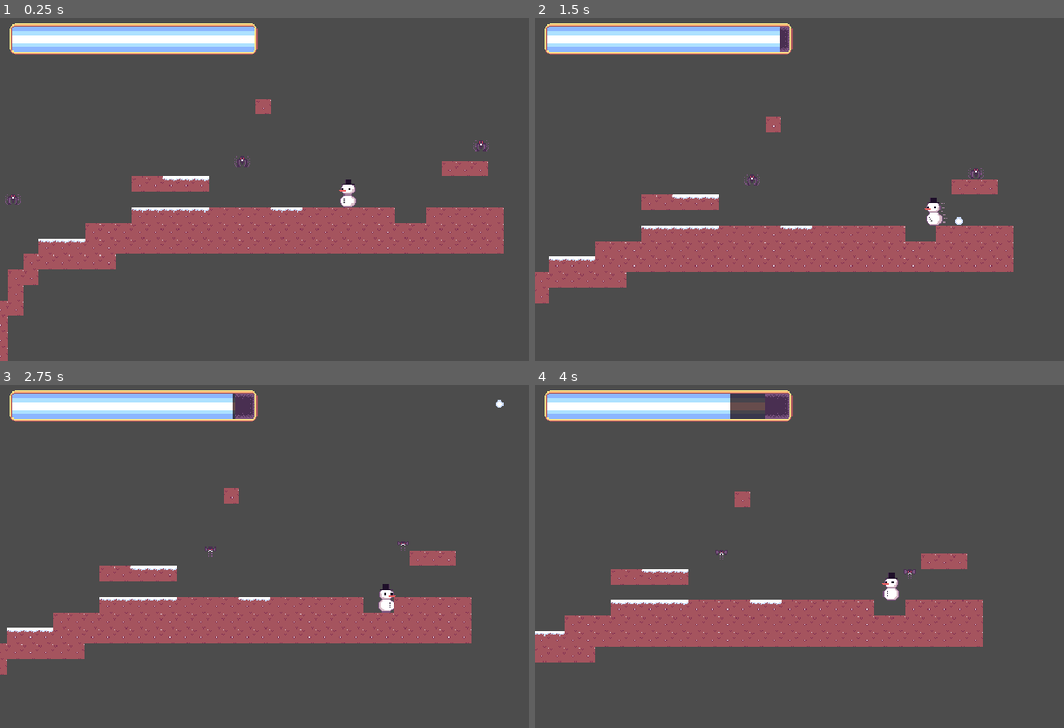
Above: before the commit, frames 1-4 (two rows, left to right).
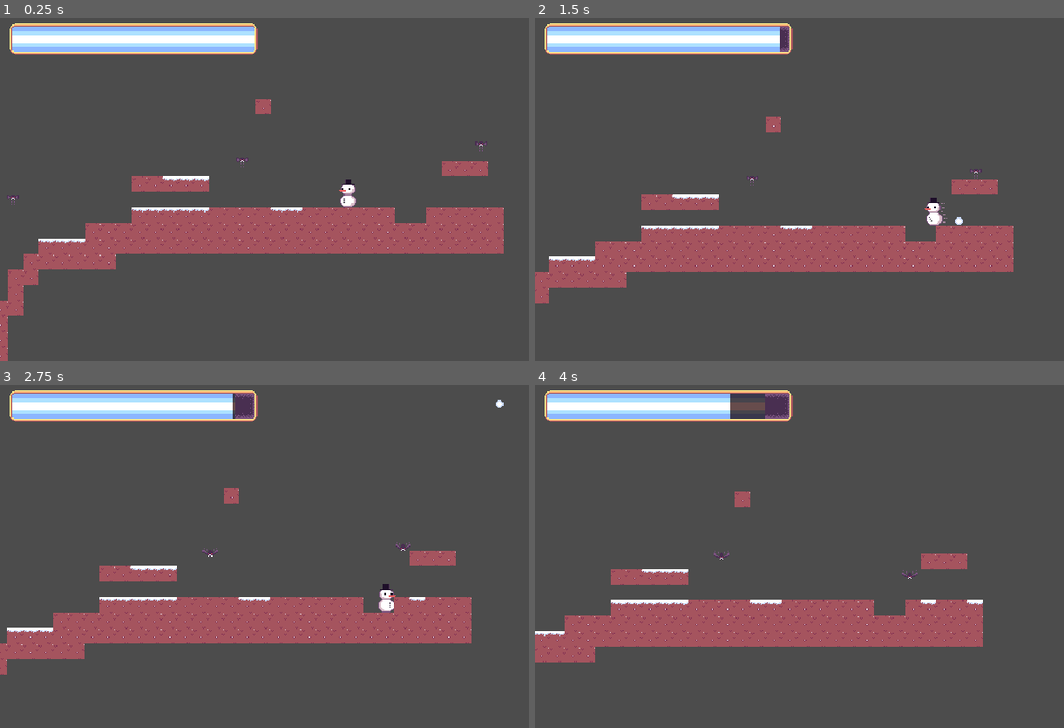
Above: after the commit, the same moments.

Repository: TheRubeThing/SnowmansRevenge
Game: Godot game, scene res://TestLevel.tscn
Two runs of this game, one before a commit and one after it. Both use one fixed random seed, a clock stepped at 60 frames per second and the inputs below.
Inputs (mouse positions are in pixels of both pictures, inside the frame that each line leads up to):
- Up to frame 1 (0.25 s): no input
- Up to frame 2 (1.5 s): move the mouse to (1037, 168) at 0.52 s; press the mouse at (1037, 168) at 0.53 s; hold D (Right) 0.53-1.28 s; tap Space (Jump) at 0.77 s; move the mouse to (746, 203) at 1.27 s; release the mouse at (746, 203) at 1.28 s; hold A (Left) from 1.28 s (still down); tap Shift (RollMod) at 1.35 s
- Up to frame 3 (2.75 s): tap Space (Jump) at 1.52 s; move the mouse to (417, 477) at 2.02 s; release A (Left) at 2.03 s; press the mouse at (417, 477) at 2.03 s; hold D (Right) from 2.03 s (still down)
- Up to frame 4 (4 s): move the mouse to (847, 621) at 2.77 s; release the mouse at (847, 621) at 2.78 s; tap Shift (RollMod) at 2.85 s; tap Space (Jump) at 3.02, 3.77 s; move the mouse to (outside the picture) at 3.52 s; release D (Right) at 3.53 s; press the mouse at (outside the picture) at 3.53 s; hold A (Left) from 3.53 s (still down)

The runs differ from the first frame. In frame 1, 0.2% of the frame differs, in the area x 0-93%, y 35-55%; in frame 2, 0.1%; in frame 3, 0.1%; in frame 4, 0.4%, in the area x 33-85%, y 48-65%.

Commit message:
Added flashing shader

Diff:
--- a/Assets/Scenes/Attacks/Snowball.gd
+++ b/Assets/Scenes/Attacks/Snowball.gd
@@ -5,6 +5,7 @@
 export(float) var speed = 400
 
 onready var _velocity : Vector2 = Vector2.ZERO
+onready var _snow_tiles : TileMap = get_node("../Snow")
 
 func _physics_process(delta):
 	_velocity.y += gravity * delta
@@ -12,6 +13,8 @@
 	if is_on_wall() || is_on_ceiling():
 		_velocity = Vector2.ZERO
 	if _is_grounded():
+		var cell = _snow_tiles.world_to_map(position)
+		_snow_tiles.set_cell(cell.x, cell.y + 1, 0)
 		queue_free()
 
 func _is_grounded() -> bool:
--- a/Assets/Scenes/Characters/Bat.gd
+++ b/Assets/Scenes/Characters/Bat.gd
@@ -36,6 +36,7 @@
 		if $InvisiblityTimer.is_stopped():
 			$InvisiblityTimer.start()
 			$AnimationPlayer.play("Flash")
+			$AnimationPlayer.queue("Flutter")
 			_health -= 10
 			if _health <= 0:
 				queue_free()
--- a/Assets/Scenes/Characters/Bat.tscn
+++ b/Assets/Scenes/Characters/Bat.tscn
@@ -1,9 +1,16 @@
-[gd_scene load_steps=11 format=2]
+[gd_scene load_steps=14 format=2]
 
 [ext_resource path="res://Assets/Sprites/Enemies/Bat/BatFly3.png" type="Texture" id=1]
 [ext_resource path="res://Assets/Sprites/Enemies/Bat/BatFly2.png" type="Texture" id=2]
 [ext_resource path="res://Assets/Sprites/Enemies/Bat/BatFly1.png" type="Texture" id=3]
 [ext_resource path="res://Assets/Scenes/Characters/Bat.gd" type="Script" id=4]
+[ext_resource path="res://Assets/Shaders/FlashShader.shader" type="Shader" id=5]
+
+[sub_resource type="ShaderMaterial" id=7]
+resource_local_to_scene = true
+shader = ExtResource( 5 )
+shader_param/flash_color = Color( 1, 1, 1, 1 )
+shader_param/flash_blend = 0.0
 
 [sub_resource type="RectangleShape2D" id=1]
 extents = Vector2( 8, 5 )
@@ -22,8 +29,24 @@
 [sub_resource type="RectangleShape2D" id=4]
 extents = Vector2( 8, 5 )
 
+[sub_resource type="Animation" id=8]
+resource_name = "Flash"
+length = 0.3
+tracks/0/type = "value"
+tracks/0/path = NodePath(".:material:shader_param/flash_blend")
+tracks/0/interp = 1
+tracks/0/loop_wrap = true
+tracks/0/imported = false
+tracks/0/enabled = true
+tracks/0/keys = {
+"times": PoolRealArray( 0, 0.1, 0.2, 0.3 ),
+"transitions": PoolRealArray( 1, 1, 1, 1 ),
+"update": 0,
+"values": [ 0.0, 1.0, 1.0, 0.0 ]
+}
+
 [sub_resource type="Animation" id=5]
-resource_name = "Flash"
+resource_name = "Flutter"
 length = 0.4
 loop = true
 tracks/0/type = "value"
@@ -55,6 +78,7 @@
 }
 
 [node name="Bat" type="KinematicBody2D"]
+material = SubResource( 7 )
 collision_layer = 2147483648
 script = ExtResource( 4 )
 
@@ -63,9 +87,10 @@
 shape = SubResource( 1 )
 
 [node name="AnimatedSprite" type="AnimatedSprite" parent="."]
+use_parent_material = true
 frames = SubResource( 2 )
 animation = "Fly"
-frame = 1
+frame = 2
 speed_scale = 2.0
 playing = true
 
@@ -86,12 +111,13 @@
 shape = SubResource( 4 )
 
 [node name="InvisiblityTimer" type="Timer" parent="."]
-wait_time = 0.5
+wait_time = 0.3
 one_shot = true
 
 [node name="AnimationPlayer" type="AnimationPlayer" parent="."]
 playback_speed = 2.0
-anims/Flash = SubResource( 5 )
+anims/Flash = SubResource( 8 )
+anims/Flutter = SubResource( 5 )
 anims/Idle = SubResource( 6 )
 [connection signal="body_entered" from="PlayerDetectArea" to="." method="_on_PlayerDetectArea_body_entered"]
 [connection signal="body_entered" from="HitBox" to="." method="_on_HitBox_body_entered"]
--- a/Assets/Scenes/Characters/Player.tscn
+++ b/Assets/Scenes/Characters/Player.tscn
@@ -17,11 +17,18 @@
 [ext_resource path="res://Assets/Sprites/Player/RollAnim/SnowmanRoll1.png" type="Texture" id=15]
 [ext_resource path="res://Assets/Sprites/Player/RollAnim/SnowmanRoll4.png" type="Texture" id=16]
 [ext_resource path="res://Assets/Scenes/Characters/FirePosition.gd" type="Script" id=17]
+[ext_resource path="res://Assets/Shaders/FlashShader.shader" type="Shader" id=18]
 
-[sub_resource type="RectangleShape2D" id=1]
+[sub_resource type="ShaderMaterial" id=10]
+resource_local_to_scene = true
+shader = ExtResource( 18 )
+shader_param/flash_color = Color( 1, 1, 1, 1 )
+shader_param/flash_blend = 0.0
+
+[sub_resource type="RectangleShape2D" id=3]
 extents = Vector2( 8, 14 )
 
-[sub_resource type="SpriteFrames" id=2]
+[sub_resource type="SpriteFrames" id=4]
 animations = [ {
 "frames": [ ExtResource( 6 ), ExtResource( 8 ), ExtResource( 7 ), ExtResource( 9 ) ],
 "loop": true,
@@ -44,11 +51,27 @@
 "speed": 5.0
 } ]
 
-[sub_resource type="RectangleShape2D" id=3]
+[sub_resource type="RectangleShape2D" id=5]
 extents = Vector2( 8, 14 )
 
-[sub_resource type="Animation" id=4]
+[sub_resource type="Animation" id=11]
 resource_name = "Flash"
+length = 0.3
+tracks/0/type = "value"
+tracks/0/path = NodePath(".:material:shader_param/flash_blend")
+tracks/0/interp = 1
+tracks/0/loop_wrap = true
+tracks/0/imported = false
+tracks/0/enabled = true
+tracks/0/keys = {
+"times": PoolRealArray( 0, 0.1, 0.2, 0.3 ),
+"transitions": PoolRealArray( 1, 1, 1, 1 ),
+"update": 0,
+"values": [ 0.0, 1.0, 1.0, 0.0 ]
+}
+
+[sub_resource type="Animation" id=6]
+resource_name = "Flimmer"
 length = 0.4
 loop = true
 tracks/0/type = "value"
@@ -64,8 +87,7 @@
 "values": [ true, false, true ]
 }
 
-[sub_resource type="Animation" id=5]
-resource_name = "Idle"
+[sub_resource type="Animation" id=7]
 tracks/0/type = "value"
 tracks/0/path = NodePath("AnimatedSprite:visible")
 tracks/0/interp = 1
@@ -79,21 +101,23 @@
 "values": [ true ]
 }
 
-[sub_resource type="RectangleShape2D" id=6]
+[sub_resource type="RectangleShape2D" id=8]
 extents = Vector2( 8, 2 )
 
 [node name="Player" type="KinematicBody2D" groups=[
 "Player",
 ]]
+material = SubResource( 10 )
 collision_layer = 2
 script = ExtResource( 2 )
 
 [node name="MovementCollisionShape" type="CollisionShape2D" parent="."]
 position = Vector2( 0, 2 )
-shape = SubResource( 1 )
+shape = SubResource( 3 )
 
 [node name="AnimatedSprite" type="AnimatedSprite" parent="."]
-frames = SubResource( 2 )
+use_parent_material = true
+frames = SubResource( 4 )
 animation = "Idle"
 frame = 1
 speed_scale = 2.0
@@ -109,12 +133,13 @@
 
 [node name="HitboxShape" type="CollisionShape2D" parent="PlayerHitbox"]
 position = Vector2( 0, 2 )
-shape = SubResource( 3 )
+shape = SubResource( 5 )
 
 [node name="AnimationPlayer" type="AnimationPlayer" parent="."]
 playback_speed = 2.0
-anims/Flash = SubResource( 4 )
-anims/Idle = SubResource( 5 )
+anims/Flash = SubResource( 11 )
+anims/Flimmer = SubResource( 6 )
+anims/Idle = SubResource( 7 )
 
 [node name="InvisiblityTimer" type="Timer" parent="."]
 one_shot = true
--- a/Assets/Scenes/Characters/PlayerController.gd
+++ b/Assets/Scenes/Characters/PlayerController.gd
@@ -142,6 +142,7 @@
 	if $InvisiblityTimer.is_stopped():
 		$InvisiblityTimer.start()
 		$AnimationPlayer.play("Flash")
+		$AnimationPlayer.queue("Flimmer")
 		_health -= damage
 		emit_signal("update_health", _health, 0)
 
--- /dev/null
+++ b/Assets/Shaders/FlashShader.shader
@@ -0,0 +1,11 @@
+shader_type canvas_item;
+
+uniform vec4 flash_color : hint_color = vec4(1.0);
+uniform float flash_blend : hint_range(0.0, 1.0) = 0.0;
+
+void fragment()
+{
+	vec4 color = texture(TEXTURE, UV);
+	color.rgb = mix(color.rgb, flash_color.rgb, flash_blend);
+	COLOR = color;
+}
--- a/TestLevel.tscn
+++ b/TestLevel.tscn
@@ -6,6 +6,13 @@
 [ext_resource path="res://PlayerCamera.gd" type="Script" id=4]
 [ext_resource path="res://Assets/Scenes/GUI/HealthBar.tscn" type="PackedScene" id=5]
 [ext_resource path="res://Assets/Sprites/Tilemaps/SnowPickup.png" type="Texture" id=6]
+[ext_resource path="res://Assets/Shaders/FlashShader.shader" type="Shader" id=7]
+
+[sub_resource type="ShaderMaterial" id=10]
+resource_local_to_scene = true
+shader = ExtResource( 7 )
+shader_param/flash_color = Color( 1, 0, 0, 1 )
+shader_param/flash_blend = 0.0
 
 [sub_resource type="ConvexPolygonShape2D" id=1]
 points = PoolVector2Array( 16, 16, 0, 16, 0, 0, 16, 0 )
@@ -32,6 +39,36 @@
 "shape_transform": Transform2D( 1, 0, 0, 1, 0, 0 )
 } ]
 0/z_index = 0
+
+[sub_resource type="ShaderMaterial" id=11]
+resource_local_to_scene = true
+shader = ExtResource( 7 )
+shader_param/flash_color = Color( 1, 1, 1, 1 )
+shader_param/flash_blend = 0.0
+
+[sub_resource type="ShaderMaterial" id=12]
+resource_local_to_scene = true
+shader = ExtResource( 7 )
+shader_param/flash_color = Color( 1, 1, 1, 1 )
+shader_param/flash_blend = 0.0
+
+[sub_resource type="ShaderMaterial" id=13]
+resource_local_to_scene = true
+shader = ExtResource( 7 )
+shader_param/flash_color = Color( 1, 1, 1, 1 )
+shader_param/flash_blend = 0.0
+
+[sub_resource type="ShaderMaterial" id=14]
+resource_local_to_scene = true
+shader = ExtResource( 7 )
+shader_param/flash_color = Color( 1, 1, 1, 1 )
+shader_param/flash_blend = 0.0
+
+[sub_resource type="ShaderMaterial" id=15]
+resource_local_to_scene = true
+shader = ExtResource( 7 )
+shader_param/flash_color = Color( 1, 1, 1, 1 )
+shader_param/flash_blend = 0.0
 
 [sub_resource type="ConvexPolygonShape2D" id=3]
 points = PoolVector2Array( 16, 16, 0, 16, 0, 0, 16, 0 )
@@ -76,6 +113,7 @@
 margin_bottom = -168.33
 
 [node name="Player" parent="." instance=ExtResource( 1 )]
+material = SubResource( 10 )
 collision_mask = 17
 
 [node name="ground" type="TileMap" parent="."]
@@ -85,18 +123,23 @@
 tile_data = PoolIntArray( -327686, 0, 0, -131066, 0, 0, -131065, 0, 0, -131064, 0, 0, -43, 0, 0, -42, 0, 0, -41, 0, 0,  …(2083 unchanged characters)…
 
 [node name="Bat" parent="." instance=ExtResource( 3 )]
+material = SubResource( 11 )
 position = Vector2( -109.822, -28.6747 )
 
 [node name="Bat2" parent="." instance=ExtResource( 3 )]
+material = SubResource( 12 )
 position = Vector2( 136.87, -44.96 )
 
 [node name="Bat3" parent="." instance=ExtResource( 3 )]
+material = SubResource( 13 )
 position = Vector2( -346.561, 10.229 )
 
 [node name="Bat4" parent="." instance=ExtResource( 3 )]
+material = SubResource( 14 )
 position = Vector2( -554.048, 61.1958 )
 
 [node name="Bat5" parent="." instance=ExtResource( 3 )]
+material = SubResource( 15 )
 position = Vector2( -460.86, 263.555 )
 
 [node name="Snow" type="TileMap" parent="."]
--- a/project.godot
+++ b/project.godot
@@ -28,8 +28,8 @@
 
 window/size/width=720
 window/size/height=360
-window/size/test_width=1920
-window/size/test_height=1080
+window/size/test_width=1440
+window/size/test_height=720
 window/stretch/mode="2d"
 window/stretch/aspect="keep"
 
Not shown: 2 places in Assets/Scenes/Characters/Player.tscn that only renumber resources
Not shown: 1 places in TestLevel.tscn that only renumber resources
